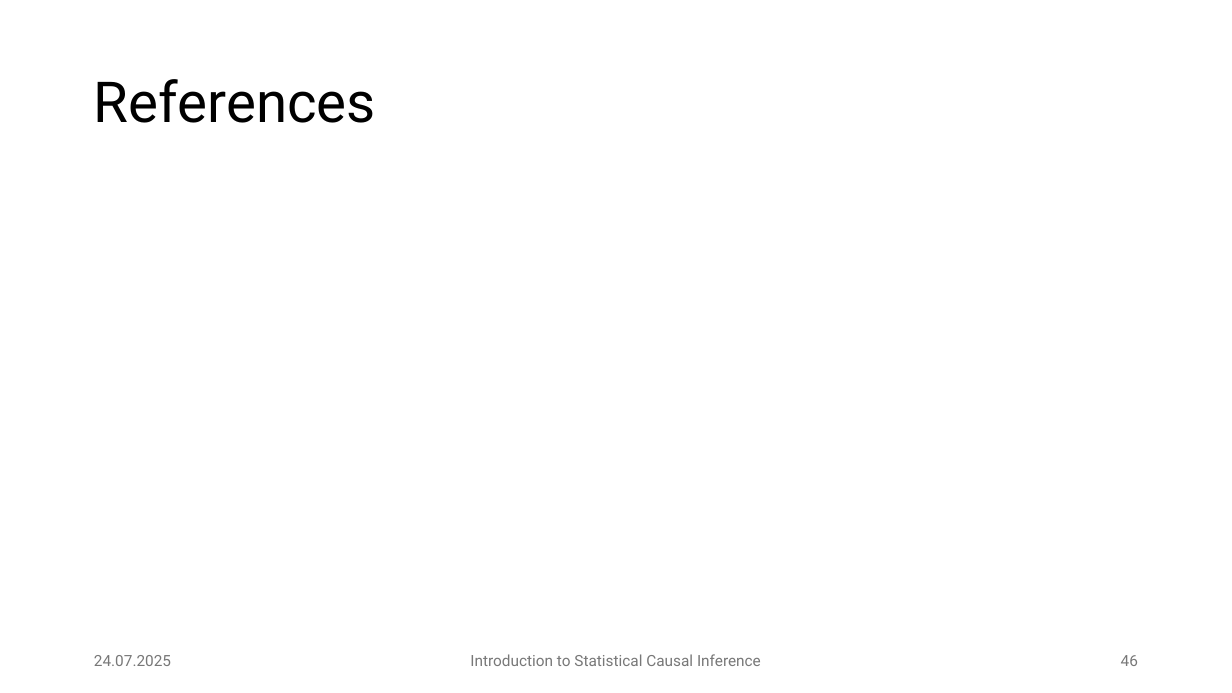
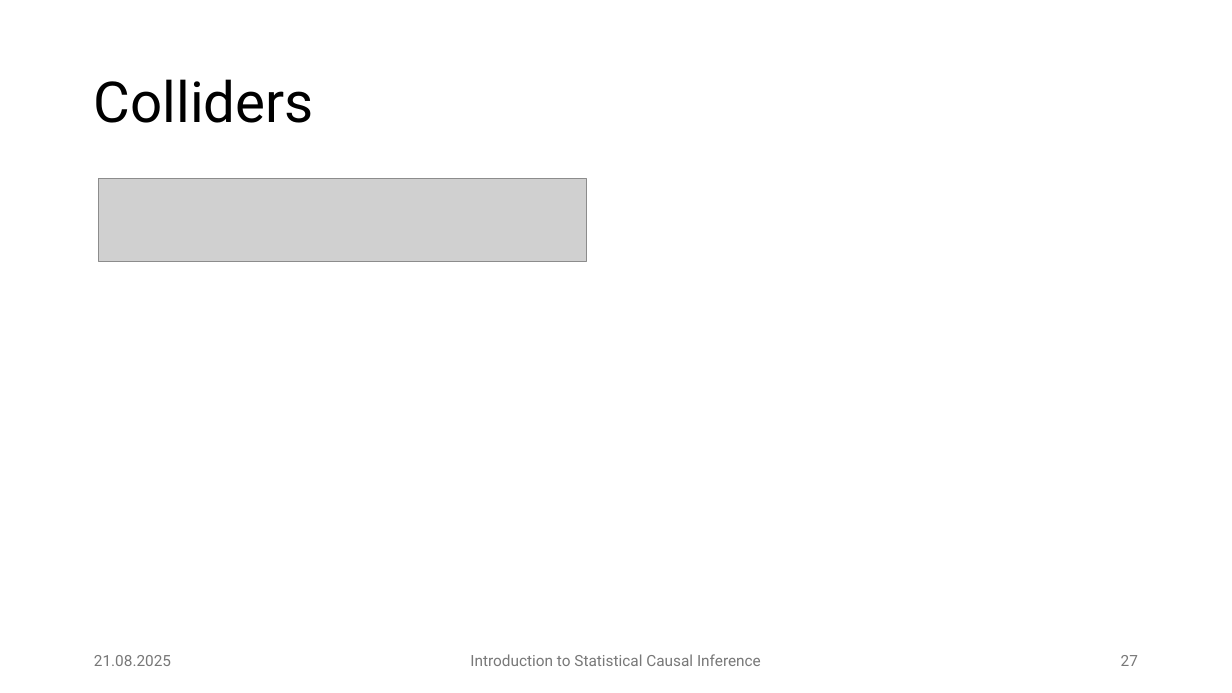
Before and after one commit to JulianFrattini/bda4sci, a slide deck: slide 27 of version2/slides/intro-sci.pptx (slide 46 before the commit). Drawn at 1232x693 pixels with LibreOffice and Linux fonts; fonts in the diff are those of the drawing; grey boxes stand for pictures. Boxes give left, top, right and bottom in pixels: in the first picture for what was removed or moved away, otherwise in the second. Text is boxed around its words. In the diff, an @@ line names an element or a change of style, - is before the commit and + after.

```diff
--- a/version2/slides/intro-sci.pptx
+++ b/version2/slides/intro-sci.pptx
@@ title at [94,79,314,123]: text changed @@
-References
+Colliders
@@ picture added at [99,179,587,262] @@
@@ text at [94,655,171,666]: text changed @@
-24.07.2025
+21.08.2025
@@ page number at [1121,655,1138,666]: text changed @@
-46
+27
```
Also in this commit, not shown: 42 other slides changed, 6 slides added, 3 slides removed, 3 other files.
